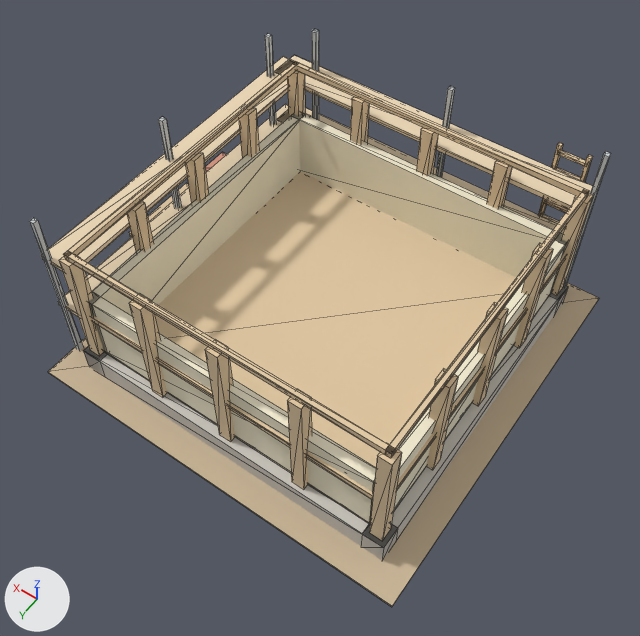
A saved change to the glTF model art/models/buildings/nursery_barn_site_6.glb.
Both versions are drawn from a camera (50 mm lens) standing at (-0.39, 1.05, 3.35) and looking at (1.01, -0.91, 0.27). Arrows for +X, +Y and +Z are at lower left; the lights stay in place. The picture after the commit comes second. Mesh edges are drawn as thin lines. Where no turn or scale is listed for an object, it has been applied to the vertices. Vertices at exactly the same position are counted once.

In view in the first picture: 'body'.
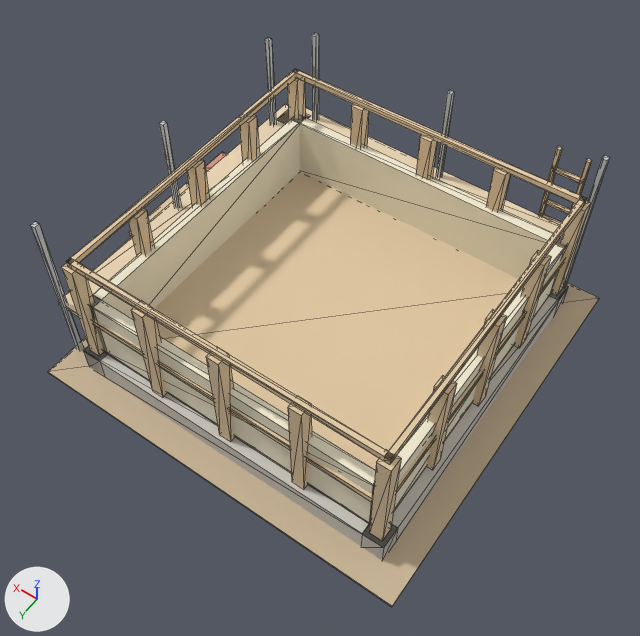
Where the newer file only moved an object's origin or applied its transform, the numbers keep the older frame.

Where the change shows, as pixel boxes (x1, y1, x2, y2) in the pictures (640 x 636 px; the box of a moved part takes in the faces that stretch with it):
'body', reshaped: before (29, 29, 611, 607); after (31, 33, 610, 607)
part 1 of me_mesh_0, moved or reshaped: before (63, 251, 395, 458); after (66, 258, 394, 464)
part 2 of me_mesh_0, moved or reshaped: before (64, 61, 589, 261); after (68, 69, 587, 268)
part 3 of me_mesh_0, moved or reshaped: before (385, 189, 589, 457); after (384, 196, 586, 464)
part 4 of me_mesh_0, deleted: before (41, 56, 293, 271)
part 5 of me_mesh_0, deleted: before (275, 55, 593, 209)
part 6 of me_mesh_0, deleted: before (557, 150, 586, 166)
part 7 of me_mesh_0, moved or reshaped: before (29, 29, 611, 541); after (31, 33, 610, 541)

Diff of the bpy script that builds the scene:
```diff
--- a/art/models/buildings/nursery_barn_site_6.glb.py
+++ b/art/models/buildings/nursery_barn_site_6.glb.py
@@ me_mesh_0 @@
 # used by ob_body; location = (0.062, -0.122, 0.0)
-me_mesh_0.from_pydata(...)  # 450 vertices, 696 faces; spans x 0.04..2.14, y -1.89..0.02, z 0.0..0.85
+me_mesh_0.from_pydata(...)  # 430 vertices, 660 faces; spans x 0.04..2.14, y -1.89..0.02, z 0.0..0.83
+# me_mesh_0 part 1: the loose piece of 8 vertices spanning x 0.21..1.73, y -0.17..-0.15, z 0.73..0.76 is moved by (0.0, 0.0, -0.04)
+# me_mesh_0 part 2: the loose piece of 14 vertices spanning x 0.21..1.73, y -1.67..-0.15, z 0.73..0.76 is moved by (0.0, 0.0, -0.04)
+# me_mesh_0 part 3: the loose piece of 8 vertices spanning x 0.21..0.23, y -1.67..-0.15, z 0.73..0.76 is moved by (0.0, 0.0, -0.04)
+# me_mesh_0 part 4: the loose piece of 8 vertices spanning x 1.75..1.92, y -1.82..-0.16, z 0.6..0.62 is deleted
+# me_mesh_0 part 5: the loose piece of 8 vertices spanning x 0.22..1.88, y -1.86..-1.69, z 0.6..0.62 is deleted
+# me_mesh_0 part 6: the loose piece of 8 vertices spanning x 0.3..0.44, y -1.89..-1.87, z 0.7..0.71 is deleted
+# me_mesh_0 part 7
+# 13 vertices are removed from x 0.21..1.73, y -1.67..-0.15, z 0.4..0.48
+# 69 faces are deleted
+# 64 vertices in x 0.19..1.75, y -1.69..-0.13, z 0.73 move by (0.0, 0.0, -0.04)
+# 40 vertices in x 0.21..1.89, y -1.89..-0.15, z 0.48..0.85 move by (0.0, 0.0, -0.02)
+# 21 vertices move from x 0.21..1.73, y -1.67..-0.15, z 0.37..0.4 to x 0.21..1.73, y -1.67..-0.15, z 0.34..0.37
+# 17 vertices are added at x 0.21..1.73, y -1.67..-0.15, z 0.13..0.46
+# 69 new faces join them, mat_wall
 me_mesh_0.materials.append(mat_paint)
```
